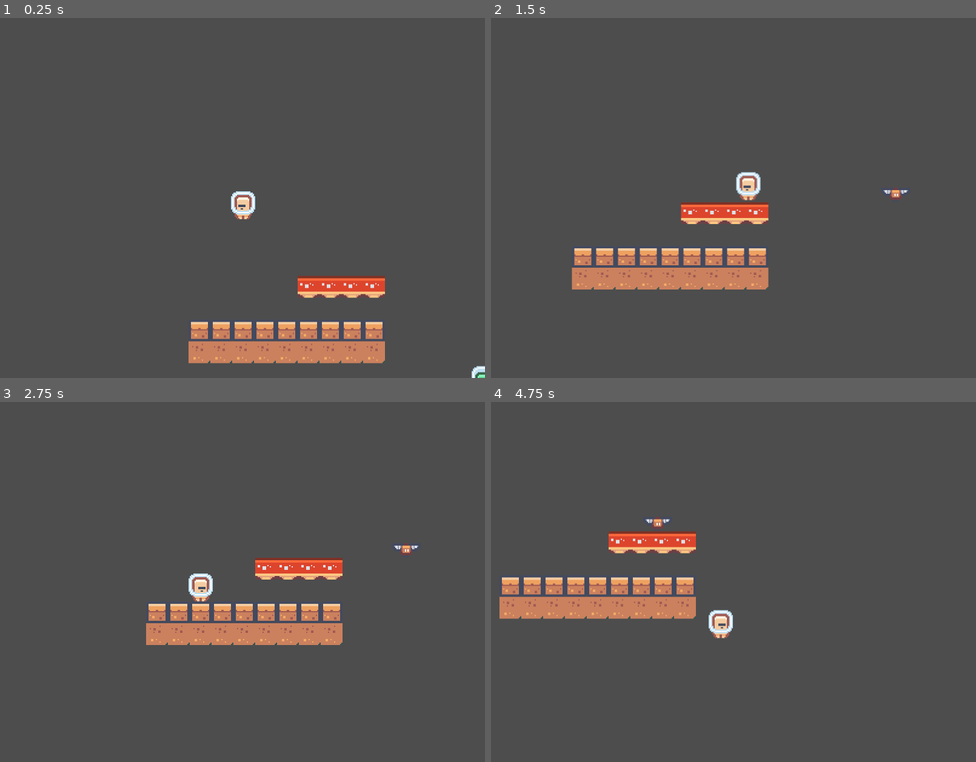
Above: before the commit, frames 1-4 (two rows, left to right).
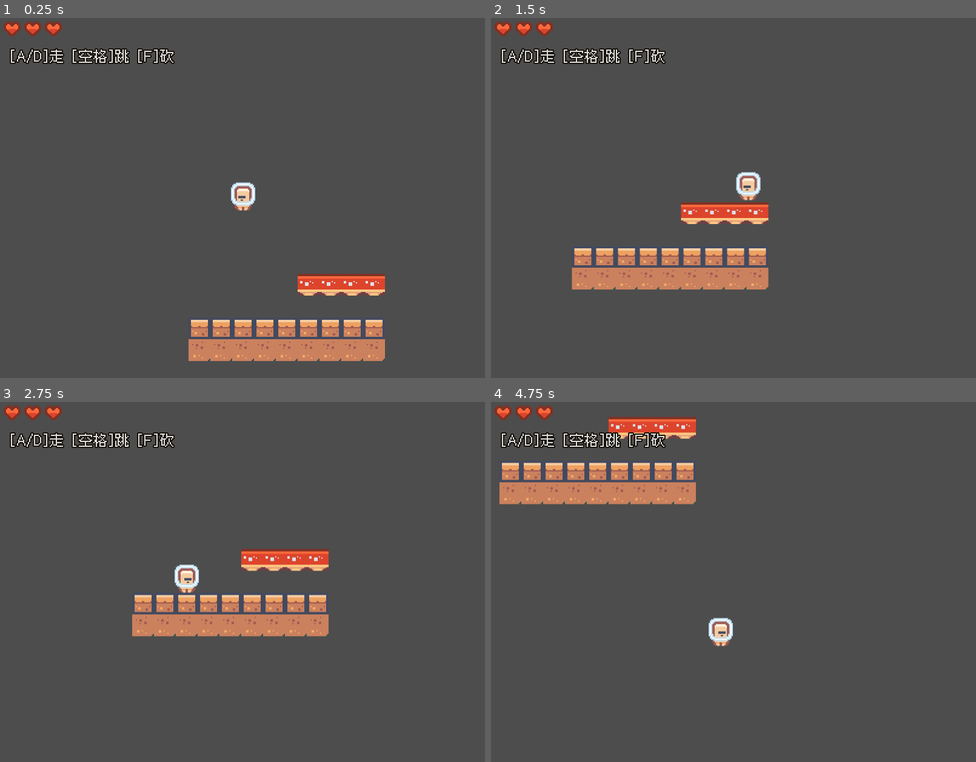
Above: after the commit, the same moments.

Repository: 01821/farm-fight-game
Game: Godot game, scene res://Tests/test_mine.tscn
The game is run twice, just before and just after one commit, with the same random seed, the same clock (stepped at 60 frames per second) and the same inputs. This scene is started directly instead of the project's main scene. Sound files missing from this copy of the repository are replaced by a short silence.
Inputs:
- Up to frame 1 (0.25 s): no input
- Up to frame 2 (1.5 s): hold F (use_item) 0.53-1.28 s; hold D (right) from 0.53 s (still down); tap Space (jump) at 0.77, 0.8, 1.07, 1.35 s
- Up to frame 3 (2.75 s): tap Space (jump) at 1.52, 1.82, 2.3 s; tap F (use_item) at 1.55 s; release D (right) at 2.03 s; hold A (left) from 2.03 s (still down); hold Q (cycle_item) from 2.03 s (still down)
- Up to frame 4 (4.75 s): release A (left) at 2.78 s; release Q (cycle_item) at 2.78 s; hold D (right) 2.78-4.28 s; tap 1 (seed_1) at 2.85 s; tap Space (jump) at 3.02, 3.32, 3.77, 3.8, 4.07, 4.52 s; tap F (use_item) at 3.05, 4.35 s; hold 2 (seed_2) 3.53-4.28 s; hold A (left) from 4.28 s (still down)

The runs differ from the first frame. In frame 1, 4.4% of the frame differs, in the area x 0-100%, y 1-100%; in frame 2, 1.5%; in frame 3, 7.4%; in frame 4, 12%, in the area x 0-50%, y 1-68%.

Commit message:
feat(mine): 阶段 C —— 怪的 AI + 玩家受伤/无敌帧 + 心形血条
新增：
  Scripts/Mine/mine_hud.gd + Scenes/Mine/mine_hud.tscn   左上角心形血条
  Tests/test_mine_enemy.tscn/.gd                          29 项断言

怪的 AI：巡逻 -> 发现玩家就追 -> 贴上去造成接触伤害。
侦测范围水平 96px、垂直 44px，而且是**分开判的**，免得隔着几层平台就追过来。
飞行怪（蝙蝠）不吃重力，会把自己的高度缓慢对齐玩家再水平压过去。

玩家受伤：MAX_HP 6，受伤后 0.8 秒无敌帧（期间角色一闪一闪），还会被撞飞一下。
没有无敌帧的话贴着怪会一秒掉光血，手感极差。

心形血条直接用地形图集里的三档心形（满(4,2)/半(5,2)/空(6,2)），一颗心 = 2 点血。
心是预建的 Sprite2D 子节点，脚本只改 region_rect，用不到的槽位自己隐藏。

两个坑：

1) 往共享场景加内容会打坏不相关的测试。
   往 mine_level.tscn 加了怪之后，test_mine（只管移动手感）开始红了 ——
   它用的是自定义小地图，怪在那个地图上脚下没地面会到处漂，
   最后蝙蝠飞过来把玩家撞飞，「落在平台上」这条断言就失败了。
   **看起来像是跳跃代码坏了，实际是测试没隔离干净。**
   通用教训：用自定义地图/状态的测试，必须把不相关的动态对象清掉。

2) 测试断言方向写反了还差点赖到代码头上。
   蝙蝠那条我原本写「玩家在下方 -> 蝙蝠应该往下」，
   但玩家当时正被蝙蝠反复撞飞、根本没站在地上，蝙蝠往上追才是对的。
   改成先把玩家水平拉开到接触范围外（70 > 15），再验速度方向。

全量回归连跑三遍：426 项断言，零失败。

Diff:
--- /dev/null
+++ b/Scenes/Mine/mine_hud.tscn
@@ -0,0 +1,58 @@
+[gd_scene load_steps=3 format=3]
+
+[ext_resource type="Script" path="res://Scripts/Mine/mine_hud.gd" id="1_hud"]
+[ext_resource type="Texture2D" path="res://Assets/kenney_pixel-platformer/tilemap_packed.png" id="2_tiles"]
+
+; 心形是**预建的 Sprite2D 子节点**，脚本只改 region_rect，不在运行时创建节点。
+; 预建 6 颗（够 12 点血），用不到的自己 visible = false。
+[node name="MineHud" type="CanvasLayer"]
+script = ExtResource("1_hud")
+
+[node name="Hearts" type="Node2D" parent="."]
+
+[node name="Heart1" type="Sprite2D" parent="Hearts"]
+position = Vector2(10, 12)
+texture = ExtResource("2_tiles")
+region_enabled = true
+region_rect = Rect2(72, 36, 18, 18)
+
+[node name="Heart2" type="Sprite2D" parent="Hearts"]
+position = Vector2(27, 12)
+texture = ExtResource("2_tiles")
+region_enabled = true
+region_rect = Rect2(72, 36, 18, 18)
+
+[node name="Heart3" type="Sprite2D" parent="Hearts"]
+position = Vector2(44, 12)
+texture = ExtResource("2_tiles")
+region_enabled = true
+region_rect = Rect2(72, 36, 18, 18)
+
+[node name="Heart4" type="Sprite2D" parent="Hearts"]
+position = Vector2(61, 12)
+texture = ExtResource("2_tiles")
+region_enabled = true
+region_rect = Rect2(72, 36, 18, 18)
+
+[node name="Heart5" type="Sprite2D" parent="Hearts"]
+position = Vector2(78, 12)
+texture = ExtResource("2_tiles")
+region_enabled = true
+region_rect = Rect2(72, 36, 18, 18)
+
+[node name="Heart6" type="Sprite2D" parent="Hearts"]
+position = Vector2(95, 12)
+texture = ExtResource("2_tiles")
+region_enabled = true
+region_rect = Rect2(72, 36, 18, 18)
+
+[node name="HintLabel" type="Label" parent="."]
+offset_left = 8.0
+offset_top = 26.0
+offset_right = 392.0
+offset_bottom = 44.0
+theme_override_colors/font_color = Color(1, 1, 1, 0.85)
+theme_override_colors/font_outline_color = Color(0.1, 0.08, 0.05, 1)
+theme_override_constants/outline_size = 4
+theme_override_font_sizes/font_size = 12
+text = "[A/D]走 [空格]跳 [F]砍"
--- a/Scenes/Mine/mine_level.tscn
+++ b/Scenes/Mine/mine_level.tscn
@@ -1,9 +1,10 @@
-[gd_scene load_steps=6 format=3]
+[gd_scene load_steps=7 format=3]
 
 [ext_resource type="Script" path="res://Scripts/Mine/mine_level.gd" id="1_lvl"]
 [ext_resource type="PackedScene" path="res://Scenes/Mine/mine_player.tscn" id="2_player"]
 [ext_resource type="Texture2D" path="res://Assets/kenney_pixel-platformer/tilemap_packed.png" id="3_tiles"]
 [ext_resource type="PackedScene" path="res://Scenes/Mine/mine_enemy.tscn" id="4_enemy"]
+[ext_resource type="PackedScene" path="res://Scenes/Mine/mine_hud.tscn" id="5_hud"]
 
 ; ⚠️ 两个必须对齐的东西，错一个都不会报错、只会手感不对：
 ;    1) TileSet.tile_size **必须**和 texture_region_size 一样是 18×18。
@@ -51,3 +52,5 @@
 
 [node name="MinePlayer" parent="." instance=ExtResource("2_player")]
 position = Vector2(40, 40)
+
+[node name="MineHud" parent="." instance=ExtResource("5_hud")]
--- a/Scripts/Mine/mine_enemy.gd
+++ b/Scripts/Mine/mine_enemy.gd
@@ -2,8 +2,10 @@
 
 ## 矿洞里的怪。共用一套脚本，靠 `kind` 换外观和数值。
 ##
-## 行为很朴素（左右巡逻 + 撞墙掉头），因为阶段 B 的重点是**打击感**：
-## 挨打要有闪白、硬直、击退、飘字，这四样少一个都会"打上去没感觉"。
+## 状态很简单：**巡逻 → 发现玩家就追 → 贴上去造成接触伤害**。
+## 挨打时的**闪白 + 硬直 + 击退**在阶段 B 就做好了，这里只管"怎么动"。
+##
+## 飞行怪（蝙蝠）不吃重力，会缓慢地把自己的高度对齐玩家，再水平压过去。
 
 signal died(enemy: MineEnemy)
 
@@ -13,8 +15,14 @@
 const KNOCKBACK_SPEED: float = 130.0
 const KNOCKBACK_DECAY: float = 8.0
 const FLASH_TIME: float = 0.12
-const CONTACT_DAMAGE: int = 1
-const CONTACT_COOLDOWN: float = 1.0
+const CONTACT_COOLDOWN: float = 0.9
+## 发现玩家的范围（水平和垂直分开判，免得隔着几层平台就追过来）
+const DETECT_RANGE: float = 96.0
+const DETECT_HEIGHT: float = 44.0
+const CHASE_SPEED_MULT: float = 1.45
+const CONTACT_RANGE: float = 15.0
+## 飞行怪追踪玩家高度的速度（像素/秒）
+const FLY_TRACK_SPEED: float = 34.0
 
 ## 角色图集是 24×24 的 9 列 × 3 行网格
 const CELL: int = 24
@@ -26,6 +34,8 @@
 	{"name": "红炸怪", "cell": Vector2i(6, 1), "hp": 2, "speed": 34.0, "damage": 1, "fly": false},
 	{"name": "蝙蝠", "cell": Vector2i(7, 2), "hp": 2, "speed": 42.0, "damage": 1, "fly": true},
 ]
+
+enum State { PATROL, CHASE }
 
 @export var kind: int = 0
 ## 巡逻方向，1 = 右
@@ -42,17 +52,17 @@
 var _flash: float = 0.0
 var _contact_cd: float = 0.0
 var _dead: bool = false
-var _spawn: Vector2
+var _state: int = State.PATROL
 ## 显示用的名字。**不要用 node.name** —— 运行时给节点改名会让 get_node("EnemyA") 之
 ## 类的路径查找失效（踩过一次：敌人全部找不到了，还以为是分组没注册）。
 var _title: String = "怪"
+var _player: MinePlayer
 
 @onready var sprite: Sprite2D = $Sprite2D
 
 func _ready() -> void:
 	add_to_group("mine_enemy")
 	_apply_kind()
-	_spawn = global_position
 
 func _apply_kind() -> void:
 	var k: int = clampi(kind, 0, KINDS.size() - 1)
@@ -69,11 +79,21 @@
 func display_name() -> String:
 	return _title
 
+func state_name() -> String:
+	return "追击" if _state == State.CHASE else "巡逻"
+
+func is_chasing() -> bool:
+	return _state == State.CHASE
+
+func is_flying() -> bool:
+	return _flying
+
 func _physics_process(delta: float) -> void:
 	_update_flash(delta)
 	_contact_cd = maxf(0.0, _contact_cd - delta)
-
-	# 击退优先：被打飞的这段时间不巡逻
+	_touch_player()
+
+	# 击退优先：被打飞的这段时间不思考
 	if _knockback.length() > 2.0:
 		velocity = _knockback
 		move_and_slide()
@@ -88,20 +108,73 @@
 		move_and_slide()
 		return
 
+	_player = _resolve_player()
+	var chasing: bool = _player != null and _can_see(_player)
+	_state = State.CHASE if chasing else State.PATROL
+
+	if chasing:
+		_do_chase(delta)
+	else:
+		_do_patrol()
+
+	move_and_slide()
+	if absf(velocity.x) > 0.01:
+		sprite.flip_h = velocity.x < 0.0
+
+## 玩家只在矿洞场景里存在，缓存一下别每帧找
+func _resolve_player() -> MinePlayer:
+	if _player != null and is_instance_valid(_player):
+		return _player
+	return get_tree().get_first_node_in_group("mine_player") as MinePlayer
+
+func _can_see(p: MinePlayer) -> bool:
+	var d: Vector2 = p.global_position - global_position
+	if absf(d.x) > DETECT_RANGE:
+		return false
+	# 飞行怪可以垂直追，地面怪只认差不多同一层的
+	if _flying:
+		return absf(d.y) < DETECT_HEIGHT * 2.0
+	return absf(d.y) < DETECT_HEIGHT
+
+func _do_chase(delta: float) -> void:
+	var dx: float = _player.global_position.x - global_position.x
+	var dir: float = signf(dx)
+	if absf(dx) < 4.0:
+		dir = 0.0
 	_apply_gravity(delta)
+	velocity.x = dir * _speed * CHASE_SPEED_MULT
+	_fly_track(delta)
+
+func _do_patrol() -> void:
 	if not _flying and is_on_wall():
 		patrol_dir = -patrol_dir
 	velocity.x = float(patrol_dir) * _speed
-	move_and_slide()
-	if absf(velocity.x) > 0.01:
-		sprite.flip_h = velocity.x < 0.0
+	if _flying:
+		# 飞行怪没有地面，用"撞到天花板/地面"来掉头，外加一点上下起伏
+		velocity.y = sin(float(Engine.get_physics_frames()) * 0.06) * 18.0
+
+## 飞行怪：把自己的高度缓慢对齐玩家
+func _fly_track(delta: float) -> void:
+	if not _flying:
+		return
+	var dy: float = _player.global_position.y - 12.0 - global_position.y
+	velocity.y = clampf(dy * 3.0, -FLY_TRACK_SPEED, FLY_TRACK_SPEED)
 
 func _apply_gravity(delta: float) -> void:
 	if _flying:
-		velocity.y = 0.0
 		return
 	if not is_on_floor():
 		velocity.y = minf(velocity.y + GRAVITY * delta, MAX_FALL)
+
+func _touch_player() -> void:
+	if _contact_cd > 0.0:
+		return
+	var p := _resolve_player()
+	if p == null or not is_instance_valid(p):
+		return
+	if global_position.distance_to(p.global_position) <= CONTACT_RANGE:
+		if p.take_damage(_damage, global_position):
+			_contact_cd = CONTACT_COOLDOWN
 
 func _update_flash(delta: float) -> void:
 	if _flash <= 0.0:
--- /dev/null
+++ b/Scripts/Mine/mine_hud.gd
@@ -0,0 +1,63 @@
+class_name MineHud extends CanvasLayer
+
+## 矿洞里的 HUD：左上角一排心形血量。
+##
+## 心形直接取自地形图集里的三档（满 / 半 / 空），不用自己画：
+##   满 (4,2)  半 (5,2)  空 (6,2)，格子 18×18
+##
+## 心是**预建的 Sprite2D 子节点**，脚本只改它们的 region_rect，
+## 不在运行时创建任何节点。
+
+const CELL: int = 18
+const HEART_FULL := Vector2i(4, 2)
+const HEART_HALF := Vector2i(5, 2)
+const HEART_EMPTY := Vector2i(6, 2)
+## 相邻两颗心之间的水平间距
+const STEP: float = 17.0
+
+@onready var hearts_root: Node2D = $Hearts
+@onready var hint: Label = $HintLabel
+
+var _player: MinePlayer
+
+func _ready() -> void:
+	_player = get_tree().get_first_node_in_group("mine_player") as MinePlayer
+
+func hearts() -> Array[Sprite2D]:
+	var out: Array[Sprite2D] = []
+	for c in hearts_root.get_children():
+		if c is Sprite2D:
+			out.append(c)
+	return out
+
+func heart_count() -> int:
+	return hearts().size()
+
+func _process(_delta: float) -> void:
+	if _player == null or not is_instance_valid(_player):
+		_player = get_tree().get_first_node_in_group("mine_player") as MinePlayer
+		if _player == null:
+			return
+	_refresh_hearts(_player.hp, _player.MAX_HP)
+
+## 按当前血量刷新每一颗心：满 / 半 / 空。**一颗心 = 2 点血。**
+func _refresh_hearts(hp: int, max_hp: int) -> void:
+	var needed: int = ceili(float(max_hp) / 2.0)
+	var list := hearts()
+	for i in range(list.size()):
+		var h: Sprite2D = list[i]
+		if i >= needed:
+			h.visible = false
+			continue
+		h.visible = true
+		var cell: Vector2i
+		if hp >= (i + 1) * 2:
+			cell = HEART_FULL
+		elif hp >= i * 2 + 1:
+			cell = HEART_HALF
+		else:
+			cell = HEART_EMPTY
+		h.region_rect = Rect2(cell.x * CELL, cell.y * CELL, CELL, CELL)
+
+func set_hint(text: String) -> void:
+	hint.text = text
--- a/Scripts/Mine/mine_player.gd
+++ b/Scripts/Mine/mine_player.gd
@@ -16,6 +16,15 @@
 ## "进了矿洞 WASD 不动"这类经典 bug。
 
 signal attacked(hit_count: int)
+signal damaged(amount: int)
+signal died
+
+const MAX_HP: int = 6
+## 受伤后的无敌时间。没有它的话贴着怪会一秒掉光血，手感极差。
+const INVULN_TIME: float = 0.8
+## 被撞飞时的初速度
+const HURT_KNOCKBACK_X: float = 120.0
+const HURT_KNOCKBACK_Y: float = -150.0
 
 const SPEED: float = 112.0
 const ACCEL: float = 900.0
@@ -40,10 +49,13 @@
 ## 1 = 朝右，-1 = 朝左
 var facing: int = 1
 
+var hp: int = MAX_HP
+
 var _coyote: float = 0.0
 var _jump_buffer: float = 0.0
 var _attack_cd: float = 0.0
 var _slash_time: float = 0.0
+var _invuln: float = 0.0
 
 @onready var sprite: Sprite2D = $Sprite2D
 @onready var slash: Polygon2D = $Slash
@@ -52,8 +64,12 @@
 ## 不用等一帧、也不用在运行时创建任何节点。
 @onready var attack_box: Area2D = $AttackBox
 
+func _ready() -> void:
+	add_to_group("mine_player")
+
 func _physics_process(delta: float) -> void:
 	_attack_cd = maxf(0.0, _attack_cd - delta)
+	_update_invuln(delta)
 	_update_slash(delta)
 
 	var dir: float = Input.get_axis("left", "right")
@@ -145,6 +161,42 @@
 func can_attack() -> bool:
 	return _attack_cd <= 0.0
 
+# --- 受伤 ---
+
+## 返回这次有没有真的吃到伤害（无敌帧内会返回 false）
+func take_damage(amount: int, from: Vector2 = Vector2.INF) -> bool:
+	if _invuln > 0.0 or hp <= 0 or amount <= 0:
+		return false
+	hp = maxi(0, hp - amount)
+	_invuln = INVULN_TIME
+	Sfx.play("hurt")
+	# 被撞飞一下，给玩家一个"被打到了"的即时反馈，也顺便拉开距离
+	if from.is_finite():
+		var dx: float = signf(global_position.x - from.x)
+		if absf(dx) < 0.01:
+			dx = -float(facing)
+		velocity = Vector2(dx * HURT_KNOCKBACK_X, HURT_KNOCKBACK_Y)
+	print("[矿洞] 玩家掉血 ", amount, "，剩 ", hp, "/", MAX_HP)
+	damaged.emit(amount)
+	if hp <= 0:
+		print("[矿洞] 玩家倒下了")
+		died.emit()
+	return true
+
+func is_invulnerable() -> bool:
+	return _invuln > 0.0
+
+## 无敌期间让角色一闪一闪，玩家一眼就知道"现在是安全的"
+func _update_invuln(delta: float) -> void:
+	if _invuln <= 0.0:
+		return
+	_invuln = maxf(0.0, _invuln - delta)
+	if _invuln <= 0.0:
+		sprite.modulate = Color.WHITE
+	else:
+		var blink: bool = fmod(_invuln, 0.16) < 0.08
+		sprite.modulate = Color(1, 1, 1, 0.35) if blink else Color.WHITE
+
 func _update_slash(delta: float) -> void:
 	if _slash_time <= 0.0:
 		return
--- a/Tests/test_mine.gd
+++ b/Tests/test_mine.gd
@@ -69,6 +69,15 @@
 
 	_player = _level.get_node("MinePlayer")
 	_terrain = _level.get_node("Terrain")
+
+	# ⚠️ 这个测试只管**移动手感**，先把关卡里的怪清掉。
+	#    踩过的坑：往 mine_level.tscn 加了怪之后，这里用的是自定义小地图，
+	#    怪在自定义地图上脚下没地面会到处漂，最后蝙蝠飞过来把玩家撞飞，
+	#    "落在平台上"这条断言就莫名其妙地红了 —— 而且看起来像是跳跃代码坏了。
+	for n in get_tree().get_nodes_in_group("mine_enemy"):
+		n.queue_free()
+	await _step(2)
+	_check("已清场，没有怪干扰", get_tree().get_nodes_in_group("mine_enemy").is_empty())
 
 	print("--- 地形 ---")
 	var used := _terrain.get_used_cells()
--- /dev/null
+++ b/Tests/test_mine_enemy.gd
@@ -0,0 +1,183 @@
+extends Node2D
+
+## 端到端自测：矿洞怪的 AI + 玩家的受伤与无敌帧 + 心形血条（阶段 C）。
+## 用法: godot --headless --path . --fixed-fps 60 res://Tests/test_mine_enemy.tscn
+
+var _fail: int = 0
+var _level: MineLevel
+var _player: MinePlayer
+var _enemy: MineEnemy
+var _bat: MineEnemy
+var _hud: MineHud
+var _died_signal: bool = false
+
+func _on_player_died() -> void:
+	_died_signal = true
+
+func _check(label: String, ok: bool) -> void:
+	if ok:
+		print("PASS  ", label)
+	else:
+		_fail += 1
+		print("FAIL  ", label)
+
+func _step(frames: int) -> void:
+	for i in range(frames):
+		await get_tree().physics_frame
+
+func _release_all() -> void:
+	for a in ["left", "right", "jump", "use_item"]:
+		if Input.is_action_pressed(a):
+			Input.action_release(a)
+
+## 把玩家放到敌人左边 distance 处（同一水平线上），站稳
+func _place_near(enemy: MineEnemy, distance: float, settle: int = 6) -> void:
+	_release_all()
+	_player.global_position = Vector2(enemy.global_position.x - distance, enemy.global_position.y - 2)
+	_player.velocity = Vector2.ZERO
+	await _step(settle)
+
+func _ready() -> void:
+	_level = (load("res://Scenes/Mine/mine_level.tscn") as PackedScene).instantiate()
+	add_child(_level)
+	await _step(2)
+	_level.build()
+	await _step(6)
+
+	_player = _level.get_node("MinePlayer")
+	_enemy = _level.get_node("EnemyA")
+	_bat = _level.get_node("EnemyBat")
+	_hud = _level.get_node("MineHud")
+	_player.died.connect(_on_player_died)
+
+	print("--- HUD 心形血条 ---")
+	_check("HUD 预建了 6 颗心的槽位", _hud.heart_count() == 6)
+	var full := Rect2(4 * 18, 2 * 18, 18, 18)
+	var half := Rect2(5 * 18, 2 * 18, 18, 18)
+	var empty := Rect2(6 * 18, 2 * 18, 18, 18)
+
+	_player.hp = MinePlayer.MAX_HP
+	await _step(2)
+	var hearts := _hud.hearts()
+	print("  INFO 满血时前 3 颗 = ", hearts[0].region_rect, hearts[1].region_rect, hearts[2].region_rect)
+	_check("满血（6）时 3 颗全满", hearts[0].region_rect == full and hearts[1].region_rect == full and hearts[2].region_rect == full)
+	_check("用不到的槽位隐藏了", hearts[3].visible == false and hearts[5].visible == false)
+
+	_player.hp = 5
+	await _step(2)
+	_check("掉到 5 血：两颗满 + 一颗半", hearts[0].region_rect == full and hearts[1].region_rect == full and hearts[2].region_rect == half)
+
+	_player.hp = 3
+	await _step(2)
+	_check("掉到 3 血：一颗满 + 一颗半 + 一颗空", hearts[0].region_rect == full and hearts[1].region_rect == half and hearts[2].region_rect == empty)
+
+	_player.hp = 1
+	await _step(2)
+	_check("掉到 1 血：半颗 + 两颗空", hearts[0].region_rect == half and hearts[1].region_rect == empty and hearts[2].region_rect == empty)
+
+	print("--- 受伤与无敌帧 ---")
+	_player.hp = MinePlayer.MAX_HP
+	_player.global_position = Vector2(60, 198)
+	await _step(4)
+	var ok1: bool = _player.take_damage(1, Vector2(200, 198))
+	_check("受伤返回 true", ok1)
+	_check("掉 1 点血", _player.hp == MinePlayer.MAX_HP - 1)
+	_check("受伤后进入无敌", _player.is_invulnerable())
+	_check("被撞飞（有向上速度）", _player.velocity.y < 0.0)
+
+	var ok2: bool = _player.take_damage(1, Vector2(200, 198))
+	_check("无敌期间再打无效", ok2 == false)
+	_check("无敌期间不掉血", _player.hp == MinePlayer.MAX_HP - 1)
+
+	await get_tree().create_timer(MinePlayer.INVULN_TIME + 0.1).timeout
+	_check("无敌结束后解除", not _player.is_invulnerable())
+	_check("解除后又能受伤", _player.take_damage(1, Vector2(200, 198)) == true)
+	_check("这次真的掉了血", _player.hp == MinePlayer.MAX_HP - 2)
+
+	print("--- 死亡 ---")
+	# ⚠️ 必须等上一刀的无敌帧过掉，否则下面这一下会被无敌挡掉（我第一次就写错了）
+	await get_tree().create_timer(MinePlayer.INVULN_TIME + 0.1).timeout
+	_player.hp = 1
+	_check("血尽这一下能打进去", _player.take_damage(1, Vector2(200, 198)) == true)
+	_check("血尽发 died 信号", _died_signal)
+	_check("血量不会变成负数", _player.hp == 0)
+
+	print("--- 怪的巡逻与追击 ---")
+	# 先把玩家挪远，让怪回到巡逻
+	_release_all()
+	_player.global_position = Vector2(60, 198)
+	_player.velocity = Vector2.ZERO
+	await _step(30)
+	print("  INFO 玩家在远处时，EnemyA 状态 = ", _enemy.state_name())
+	_check("离得远时不追", not _enemy.is_chasing())
+
+	# 走进侦测范围
+	var near_x: float = _enemy.global_position.x - 70.0
+	_player.global_position = Vector2(near_x, 198)
+	_player.velocity = Vector2.ZERO
+	await _step(4)
+	print("  INFO 玩家距离 ", snappedf(absf(_enemy.global_position.x - _player.global_position.x), 0.1),
+		" 时，状态 = ", _enemy.state_name())
+	_check("走进范围就开始追", _enemy.is_chasing())
+
+	# 追击时应该朝玩家方向移动
+	var dist_before: float = absf(_enemy.global_position.x - _player.global_position.x)
+	await _step(20)
+	var dist_after: float = absf(_enemy.global_position.x - _player.global_position.x)
+	print("  INFO 追击中距离 ", snappedf(dist_before, 0.1), " → ", snappedf(dist_after, 0.1))
+	_check("追击时确实在靠近", dist_after < dist_before)
+
+	print("--- 接触伤害（端到端） ---")
+	_player.hp = MinePlayer.MAX_HP
+	# 直接把玩家塞到怪身边，等无敌帧过去后让它撞
+	_player.global_position = Vector2(_enemy.global_position.x - 8.0, _enemy.global_position.y - 2)
+	_player.velocity = Vector2.ZERO
+	var hp_before: int = _player.hp
+	await get_tree().create_timer(MinePlayer.INVULN_TIME + 0.6).timeout
+	print("  INFO 贴着怪 ", MinePlayer.INVULN_TIME + 0.6, " 秒后：", hp_before, " → ", _player.hp)
+	_check("贴着怪会被撞掉血", _player.hp < hp_before)
+
+	print("--- 蝙蝠 ---")
+	_check("蝙蝠是飞行怪", _bat.is_flying())
+	await _step(40)
+	_check("飞行怪不会掉到地上", _bat.global_position.y < 190.0)
+
+	# ⚠️ 关键：把玩家**水平拉开到接触范围之外**（70 > CONTACT_RANGE 15），
+	#    否则玩家会被反复撞飞、一直在空中弹，"他在上还是在下"就说不清了。
+	#    （第一版就是栽在这里：断言方向反了，还以为蝙蝠有 bug。）
+	_release_all()
+	_player.hp = MinePlayer.MAX_HP
+	_player.global_position = Vector2(_bat.global_position.x - 70.0, 198)
+	_player.velocity = Vector2.ZERO
+	await _step(3)
+	print("  [dbg] 玩家在下方：蝙蝠 y=", snappedf(_bat.global_position.y, 0.1),
+		" 玩家 y=", snappedf(_player.global_position.y, 0.1),
+		" 蝙蝠 velocity.y=", snappedf(_bat.velocity.y, 0.1),
+		" 状态=", _bat.state_name())
+	_check("玩家在下方时，蝙蝠往下压（velocity.y > 0）", _bat.velocity.y > 0.0)
+
+	# 反过来：把玩家瞬移到蝙蝠上方，它应该往上追
+	_player.global_position = Vector2(_bat.global_position.x - 70.0, _bat.global_position.y - 60.0)
+	_player.velocity = Vector2.ZERO
+	await _step(3)
+	print("  [dbg] 玩家在上方：蝙蝠 velocity.y=", snappedf(_bat.velocity.y, 0.1))
+	_check("玩家在上方时，蝙蝠往上追（velocity.y < 0）", _bat.velocity.y < 0.0)
+
+	# 离开侦测范围就不再追
+	_player.global_position = Vector2(_bat.global_position.x - 300.0, 198)
+	_player.velocity = Vector2.ZERO
+	await _step(3)
+	_check("拉远之后不再追", not _bat.is_chasing())
+
+	print("--- 打死怪不会报错 ---")
+	var hp_b: int = _bat.hp
+	for i in range(hp_b):
+		if not is_instance_valid(_bat):
+			break
+		_bat.take_damage(1, _player.global_position)
+		await _step(2)
+	_check("蝙蝠被打死了", not is_instance_valid(_bat))
+
+	_release_all()
+	print("RESULT fail=", _fail)
+	get_tree().quit()
--- /dev/null
+++ b/Tests/test_mine_enemy.tscn
@@ -0,0 +1,6 @@
+[gd_scene format=3]
+
+[ext_resource type="Script" path="res://Tests/test_mine_enemy.gd" id="1_test"]
+
+[node name="TestMineEnemy" type="Node2D"]
+script = ExtResource("1_test")
Not shown, added: Scripts/Mine/mine_hud.gd.uid
Not shown, added: Tests/test_mine_enemy.gd.uid
Not shown, changed: PROJECT_NOTES.md
